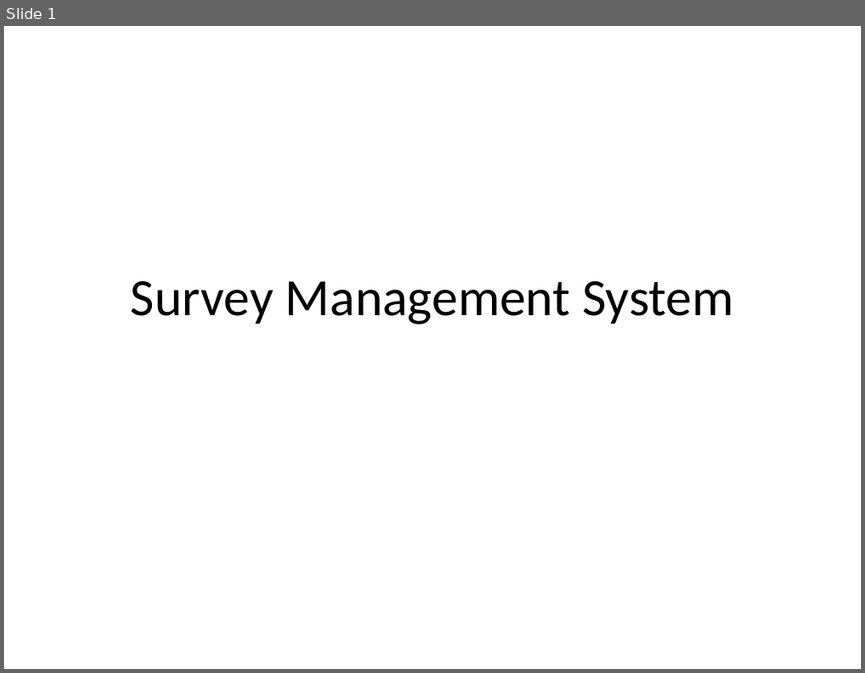
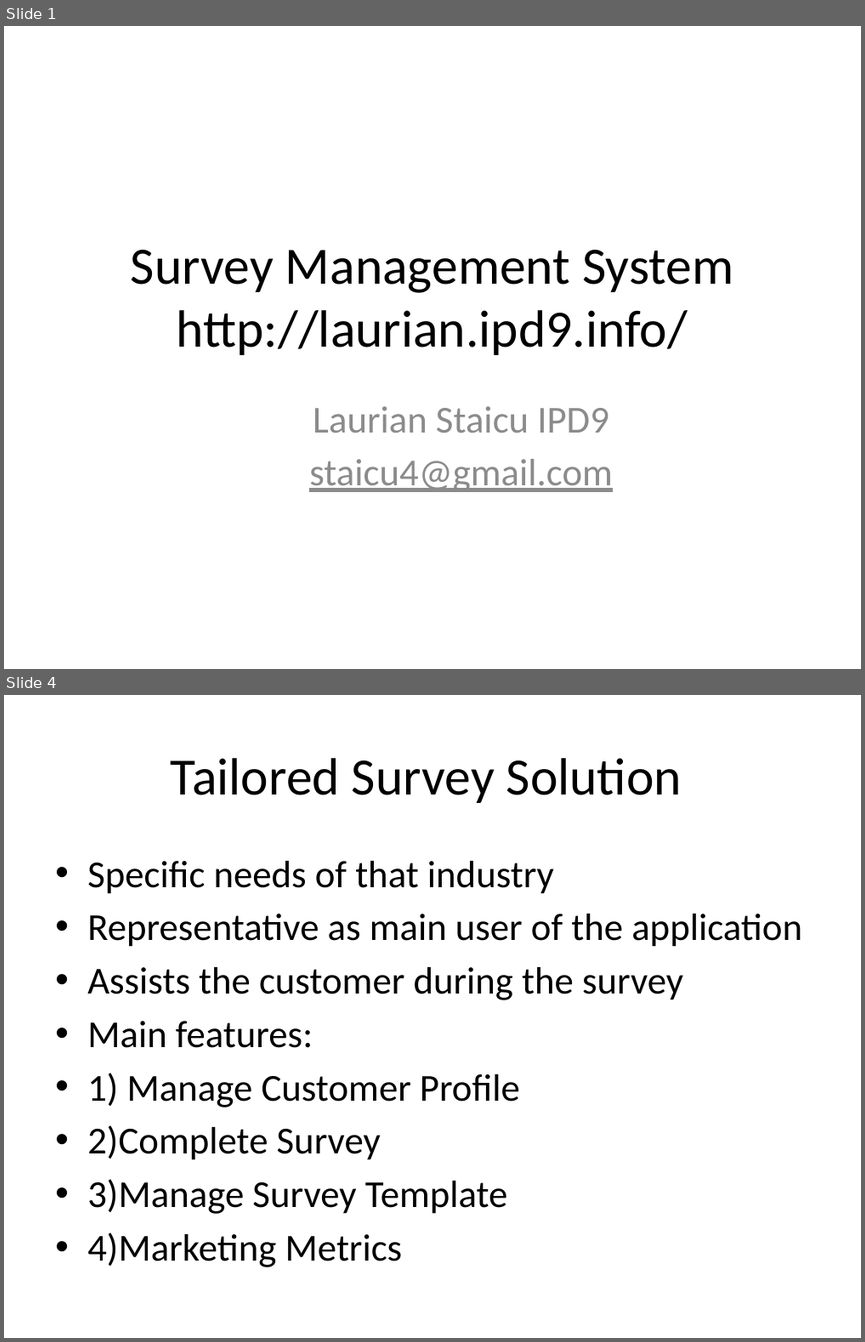
Before and after one commit to staicu/ipd9-php-project, a slide deck: documents/Presentation.pptx. Shown one above the other, each under a label of ours: slide 1 before the commit, slides 1 and 4 after it; the slides between them are not shown. The pictures are 865x673 and 865x1342 pixels, drawn with LibreOffice and Linux fonts; fonts in the diff are those of the drawing. Boxes give left, top, right and bottom in pixels: in the first picture for what was removed or moved away, otherwise in the second. Text is boxed around its words. In the diff, an @@ line names an element or a change of style, - is before the commit and + after.

```diff
--- a/documents/Presentation.pptx
+++ b/documents/Presentation.pptx
@@ slide 4 added at [4, 695, 861, 1338], background #FFFFFF @@
@@ title added at [171, 758, 681, 803], 44 pt, text #000000 @@
+Tailored Survey Solution
@@ text added at [87, 861, 802, 1267], 32 pt, text #000000 @@
+• Specific needs of that industry
+• Representative as main user of the application
+• Assists the customer during the survey
+• Main features:
+• 1) Manage Customer Profile
+• 2)Complete Survey
+• 3)Manage Survey Template
+• 4)Marketing Metrics
@@ slide 1 changed as well @@
@@ title at [131, 250, 733, 355]: text changed @@
-Survey Management System
+Survey Management System
+http://laurian.ipd9.info/
@@ subtitle added at [309, 406, 613, 492], 32 pt, text #8C8C8C @@
+Laurian Staicu IPD9
+staicu4@gmail.com
```
Also in this commit, not shown: 15 other slides added, 13 slides removed, 5 other files.
